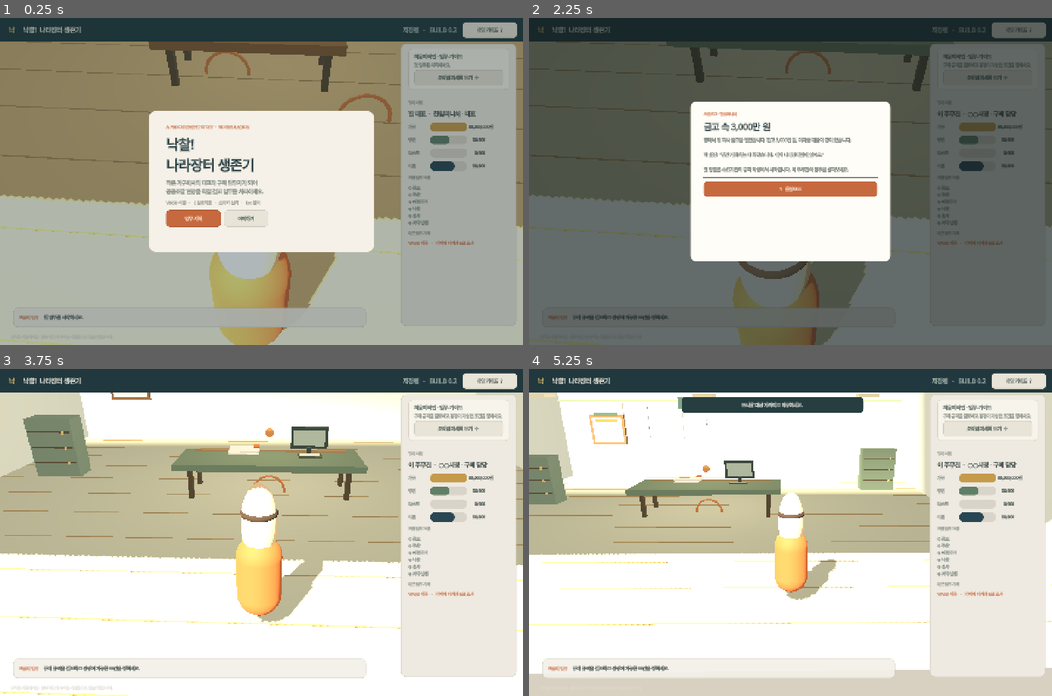
Above: before the commit, frames 1-4 (two rows, left to right).
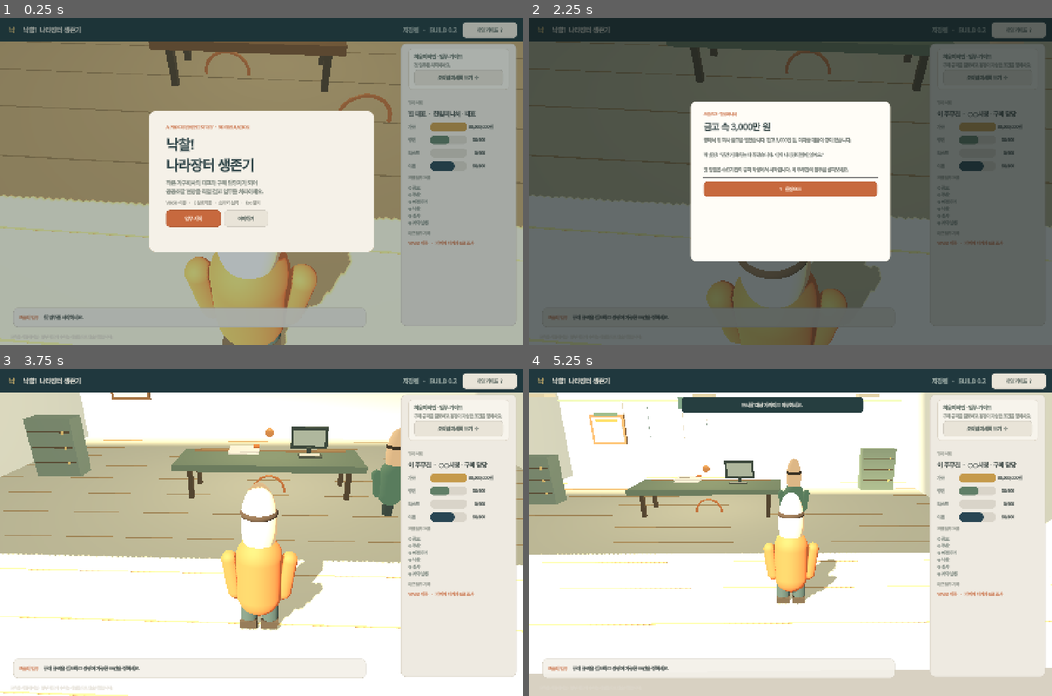
Above: after the commit, the same moments.

Repository: ysyny1126-bot/nakchal-narajangteo
Game: Godot game, scene res://scenes/main.tscn
Same seed, same stepped clock (60 frames per second), same inputs: the game is played once before the commit and once after it.
Inputs:
- Up to frame 1 (0.25 s): no input
- Up to frame 2 (2.25 s): click "게임 가이드 ?" at 0.5 s; click "게임 가이드 ?" at 1.25 s; click "업무 시작" at 2 s
- Up to frame 3 (3.75 s): click "조작법 자세히 보기 ＋" at 2.75 s; click "1 현장으로" at 3.5 s
- Up to frame 4 (5.25 s): tap Enter at 4.25, 5.1 s; hold D 4.28-5.03 s; tap E at 4.35 s; hold S from 5.03 s (still down)

The runs differ from the first frame. In frame 1, 1.8% of the frame differs, in the area x 35-68%, y 71-100%; in frame 2, 0.9%; in frame 3, 2.1%, in the area x 42-77%, y 18-81%; in frame 4, 1.1%.

Commit message:
Add visible characters to 3D scenes

Diff:
--- a/scripts/main.gd
+++ b/scripts/main.gd
@@ -181,6 +181,31 @@
 	body.position.y = 0.76
 	body.material_override = _mat(Color("#bd6340"), 0.74)
 	player_visual.add_child(body)
+	for side in [-1.0, 1.0]:
+		var arm := MeshInstance3D.new()
+		var arm_mesh := CapsuleMesh.new()
+		arm_mesh.radius = 0.105
+		arm_mesh.height = 0.68
+		arm.mesh = arm_mesh
+		arm.position = Vector3(side * 0.34, 0.76, 0)
+		arm.rotation_degrees.z = side * -8.0
+		arm.material_override = _mat(Color("#bd6340"), 0.74)
+		player_visual.add_child(arm)
+		var leg := MeshInstance3D.new()
+		var leg_mesh := CapsuleMesh.new()
+		leg_mesh.radius = 0.11
+		leg_mesh.height = 0.58
+		leg.mesh = leg_mesh
+		leg.position = Vector3(side * 0.14, 0.22, 0)
+		leg.material_override = _mat(Color("#3c4d50"), 0.9)
+		player_visual.add_child(leg)
+		var shoe := MeshInstance3D.new()
+		var shoe_mesh := BoxMesh.new()
+		shoe_mesh.size = Vector3(0.22, 0.11, 0.36)
+		shoe.mesh = shoe_mesh
+		shoe.position = Vector3(side * 0.14, 0.055, -0.055)
+		shoe.material_override = _mat(Color("#403b35"), 0.9)
+		player_visual.add_child(shoe)
 	var head := MeshInstance3D.new()
 	var head_mesh := SphereMesh.new()
 	head_mesh.radius = 0.22
@@ -258,6 +283,54 @@
 	sphere.cast_shadow = GeometryInstance3D.SHADOW_CASTING_SETTING_ON
 	parent.add_child(sphere)
 	return sphere
+
+
+func _add_npc(parent: Node3D, actor_name: String, position: Vector3, jacket: Color) -> void:
+	var npc := Node3D.new()
+	npc.name = "NPC_" + actor_name.replace(" ", "_")
+	npc.position = position
+	parent.add_child(npc)
+	var torso := MeshInstance3D.new()
+	var torso_mesh := CapsuleMesh.new()
+	torso_mesh.radius = 0.27
+	torso_mesh.height = 1.0
+	torso.mesh = torso_mesh
+	torso.position.y = 0.72
+	torso.material_override = _mat(jacket, 0.76)
+	npc.add_child(torso)
+	var head := MeshInstance3D.new()
+	var head_mesh := SphereMesh.new()
+	head_mesh.radius = 0.21
+	head.mesh = head_mesh
+	head.position.y = 1.39
+	head.material_override = _mat(Color("#e4b894"), 0.84)
+	npc.add_child(head)
+	var hair := MeshInstance3D.new()
+	var hair_mesh := SphereMesh.new()
+	hair_mesh.radius = 0.22
+	hair_mesh.height = 0.17
+	hair.mesh = hair_mesh
+	hair.position.y = 1.52
+	hair.material_override = _mat(Color("#39352f"), 0.92)
+	npc.add_child(hair)
+	for side in [-1.0, 1.0]:
+		var arm := MeshInstance3D.new()
+		var arm_mesh := CapsuleMesh.new()
+		arm_mesh.radius = 0.095
+		arm_mesh.height = 0.62
+		arm.mesh = arm_mesh
+		arm.position = Vector3(side * 0.32, 0.71, 0)
+		arm.rotation_degrees.z = side * -9.0
+		arm.material_override = _mat(jacket, 0.8)
+		npc.add_child(arm)
+	var legs := MeshInstance3D.new()
+	var legs_mesh := CapsuleMesh.new()
+	legs_mesh.radius = 0.12
+	legs_mesh.height = 0.55
+	legs.mesh = legs_mesh
+	legs.position.y = 0.2
+	legs.material_override = _mat(Color("#3c4b4b"), 0.9)
+	npc.add_child(legs)
 
 
 func _set_room(room: String) -> void:
@@ -400,6 +473,7 @@
 	stem.material_override = _mat(Color("#a98c60"), 0.35, 0.2)
 	world_root.add_child(stem)
 	_add_sphere(world_root, Vector3(-2.0, 1.45, -0.25), 0.14, Color("#e2c78c"))
+	_add_npc(world_root, "박 실장", Vector3(5.6, 0.02, -1.2), Color("#52685d"))
 
 
 func _build_city_room() -> void:
@@ -410,6 +484,7 @@
 	_add_plant(world_root, Vector3(6.4, 0, 4.2))
 	_add_notice_board(world_root, Vector3(-5.7, 2.2, -6.65), "구매 규격")
 	_add_computer(world_root, Vector3(1.0, 0, -0.55))
+	_add_npc(world_root, "이 주무관", Vector3(2.7, 0.02, 1.1), Color("#55796a"))
 
 
 func _build_review_room() -> void:
@@ -420,6 +495,7 @@
 	_add_cabinet(world_root, Vector3(6.15, 0, -2.0), Color("#657a78"))
 	_add_notice_board(world_root, Vector3(-5.6, 2.2, -6.65), "심사 접수")
 	_add_computer(world_root, Vector3(0.1, 0, -0.52))
+	_add_npc(world_root, "윤서진", Vector3(2.65, 0.02, 1.2), Color("#315768"))
 
 
 func _build_showroom() -> void:
@@ -439,6 +515,7 @@
 			_add_notice_board(world_root, Vector3(x, 1.75, -0.45), names[i])
 	_add_plant(world_root, Vector3(-6.2, 0, -4.4))
 	_add_plant(world_root, Vector3(6.2, 0, -4.4))
+	_add_npc(world_root, "이 주무관", Vector3(0.0, 0.02, 2.2), Color("#55796a"))
 
 
 func _add_wall_sign(text: String) -> void:
